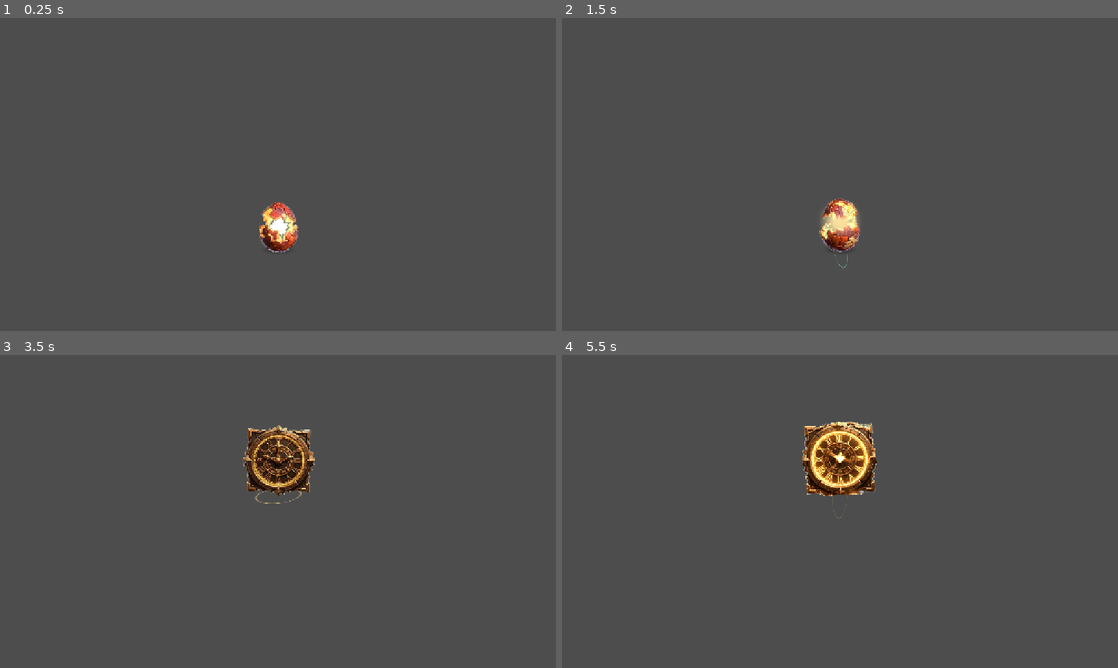
Above: before the commit, frames 1-4 (two rows, left to right).
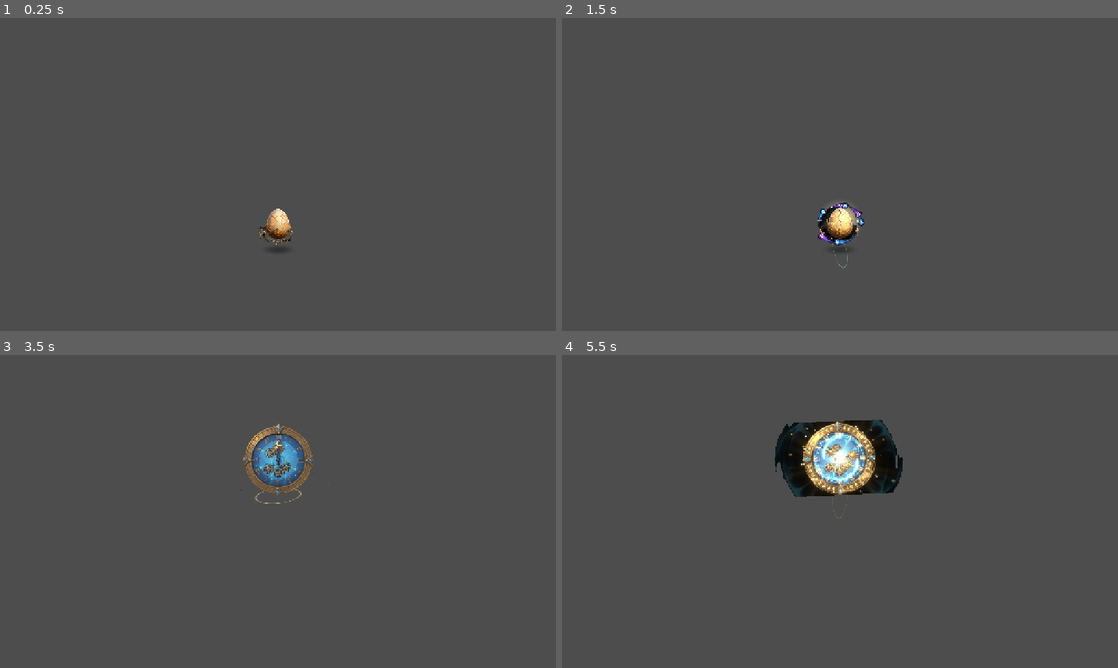
Above: after the commit, the same moments.

Repository: robertoricheli/dragonfallnew
Game: Godot game, scene res://tests/t_95.tscn
Same seed, same stepped clock (60 frames per second), same inputs: the game is played once before the commit and once after it. This scene is started directly instead of the project's main scene.
Inputs (mouse positions are in pixels of both pictures, inside the frame that each line leads up to):
- Up to frame 1 (0.25 s): no input
- Up to frame 2 (1.5 s): tap Enter at 0.5 s; move the mouse to (962, 158) at 0.52 s; hold Right (ui_right) 0.53-1.25 s; tap Z at 0.6 s; click (962, 158) at 0.67 s; drag from (728, 190) to (812, 237) at 1.27 s
- Up to frame 3 (3.5 s): move the mouse to (333, 442) at 2.02 s; hold Right (ui_right) 2.03-2.75 s; tap Z at 2.1 s; drag from (250, 574) to (111, 464) at 2.77 s
- Up to frame 4 (5.5 s): move the mouse to (1006, 558) at 3.52 s; hold Left (ui_left) 3.53-4.25 s; tap Z at 3.6, 5.1 s; drag from (673, 464) to (756, 433) at 4.27 s; move the mouse to (867, 511) at 5.02 s; hold Down from 5.03 s (still down); click (867, 511) at 5.17 s

The runs differ from the first frame. In frame 1, 0.8% of the frame differs, in the area x 46-54%, y 58-75%; in frame 2, 1.0%; in frame 3, 2.3%; in frame 4, 4.7%, in the area x 38-62%, y 20-46%.

Commit message:
Dragonfall v1.49.97 - videos novos do dono (fundo PRETO) recortados profissionalmente: OVO DE DRAGAO 67f 2s so no slot do Filhote (<=112px, nunca encosta no caster) e DESACELERAR 60f 2.6s no campo adversario; t_95 atualizado; pack web reexportado

Diff:
--- a/scripts/version.gd
+++ b/scripts/version.gd
@@ -4,9 +4,20 @@
 ## - a aba NOTAS deve ser atualizada JUNTO com cada atualização do jogo;
 ## - somente as 10 ÚLTIMAS atualizações ficam listadas em Notas.
 
-const CURRENT := "1.49.96"
+const CURRENT := "1.49.97"
 
 const NOTES := [
+	{
+		"ver": "1.49.97",
+		"data": "2026-10-25",
+		"mudancas": [
+			"INVOCAR DRAGÃO (Habilidade E Carta Talento) com o NOVO vídeo do dono ('OVO DE DRAGÃO', fundo PRETO): 67 frames recortados com keying profissional por conectividade — NADA do fundo preto aparece; pretos internos da arte preservados; bordas semi-transparentes com unblend; vinheta suave dissolve as lascas laterais.",
+			"O ovo aparece SOMENTE no slot do Filhote (<= 112 px de largura, <= 140 px de altura): NUNCA em cima do campeão que usou a habilidade, nem encostando nele; duração 2,0 s e IMMEDIATAMENTE após o fim do vídeo o Filhote surge em campo.",
+			"DESACELERAR (Habilidade e Talento) com o NOVO vídeo do dono (fundo PRETO): 60 frames do relógio arcano com engrenagens e vórtice de tempo, recortados sem nenhum resquício de fundo; 2,6 s sobre o campo adversário, um pouco maior que uma carta, contido na linha.",
+			"MORDIDA VENENOSA mantida como na 1.49.96 (vídeo recortado do fundo branco, 0,5 s após o alvo, menor que a carta).",
+			"Testes t_90–t_95 + smoke OK (t_95 valida 67/60 frames, largura do ovo <= 116 px e relógio > carta); pack web reexportado — Ctrl+F5.",
+		],
+	},
 	{
 		"ver": "1.49.96",
 		"data": "2026-10-24",
@@ -106,16 +117,6 @@
 			"NOVA ANIMAÇÃO CONGELAR / ZERO ABSOLUTO: mira AZUL nos inimigos aptos (como a Bola de Fogo); ao confirmar, coluna de …(189 unchanged characters)…
 		],
 	},
-	{
-		"ver": "1.49.86",
-		"data": "2026-10-22",
-		"mudancas": [
-			"MÃO corrigida: todas as cartas com o MESMO tamanho (spawn por fade, sem escala residual) e mão mais junta/centrada na tela com arco menor — 8 cartas não encostam mais nos hubs dos heróis.",
-			"FORJA simplificada e sem bug: o campeão entra NORMALMENTE e 0,5 s depois o jogador ganha 1 carta com a MESMA animação de compra (saque livre, sem ação); martelo/bigorna removidos.",
-			"EDITOR DE CARTA: o box vermelho de edição agora ACOMPANHA o tamanho real do texto (nome/habilidade/descrição/selo) e arrastar as alças LATERAIS re-quebra o parágrafo na nova largura (estilo Photoshop).",
-			"EDITOR DE CARTA: a troca de FONTE agora vale para TODOS os textos da carta (nome, habilidade, selo, descrição), não só a descrição.",
-		],
-	},
 ]
 
 
--- a/scripts/vfx_desacelerar.gd
+++ b/scripts/vfx_desacelerar.gd
@@ -1,18 +1,18 @@
 class_name DesacelerarFX
 extends Node2D
-## (1.49.96) DESACELERAR (Campeão e Talento) — animação vinda do VÍDEO do dono
-## ("DESACELERAR", 78 frames recortados do fundo branco com keying
-## profissional): o RELÓGIO ARCANO de bronze aparece SOBRE O CAMPO ADVERSÁRIO
-## por 2,6 s (vídeo integral em cadência suave), um pouco maior que uma carta
-## (170 px vs 140 px), contido na linha adversária: ponteiros voltando,
-## vórtice de tempo e explosão final de luz do próprio vídeo; polimento local
-## (anel rúnico girando no chão, clarões de tick contidos e areia de tempo).
+## (1.49.97) DESACELERAR (Campeão e Talento) — animação vinda do VÍDEO do dono
+## ("DESACELERAR", 60 frames recortados do fundo PRETO com keying profissional
+## por conectividade: NADA do fundo preto aparece): o RELÓIO ARCANO de bronze
+## com engrenagens e vórtice aparece SOBRE O CAMPO ADVERSÁRIO por 2,6 s
+## (vídeo integral em cadência suave), um pouco maior que uma carta (170 px
+## vs 140 px), contido na linha adversária; polimento local (anel rúnico
+## girando no chão, clarões de tick contidos e areia de tempo).
 ## Contrato: finished em 2,6 s. Uso: add_child(fx); fx.setup(centro_linha_adv)
 
 signal finished
 
 const DUR := 2.6
-const N_FRAMES := 78
+const N_FRAMES := 60
 const HEIGHT := 170.0        # px em campo (> 140 da carta, contido na linha)
 
 var _t := 0.0
--- a/scripts/vfx_ovo.gd
+++ b/scripts/vfx_ovo.gd
@@ -1,10 +1,11 @@
 class_name OvoFX
 extends Node2D
-## (1.49.96) HABILIDADE/CARTA TALENTO INVOCAR DRAGÃO — animação vinda do
-## VÍDEO do dono ("FILHOTE DE DRAGÃO", 54 frames recortados do fundo branco
-## com keying profissional: bg transparente, brancos internos do glow
-## preservados): o ovo aparece no SLOT do Filhote, racha e choca em 2,0 s.
-## Renderizado com altura 132 px / largura ~94 px (MENOR que o slot 100 px):
+## (1.49.97) HABILIDADE/CARTA TALENTO INVOCAR DRAGÃO — animação vinda do
+## VÍDEO do dono ("OVO DE DRAGÃO", 67 frames recortados do fundo PRETO com
+## keying profissional por conectividade: NADA do fundo preto aparece;
+## pretos internos da arte preservados; bordas semi-transparentes com
+## unblend; vinheta suave dissolve as lascas laterais): o ovo aparece
+## SOMENTE no SLOT do Filhote (<= 112 px de largura, <= 140 px de altura):
 ## NUNCA encosta no campeão que usou a habilidade nem em outro cartão.
 ## Um glow aditivo pulsante atrás do núcleo preenche o miolo de luz como se
 ## a luz viesse de dentro; polimento local contido (sombra, anel rúnico,
@@ -17,8 +18,9 @@
 
 const DUR := 2.0
 const BURST_AT := 1.97
-const N_FRAMES := 54
-const HEIGHT := 132.0        # px em campo (< 140 da carta; largura ~94 < slot)
+const N_FRAMES := 67
+const MAX_W := 112.0         # px: NUNCA encosta no campeão ao lado (slot 100 + folga)
+const MAX_H := 140.0         # px em campo (< 140 da carta)
 
 var _t := 0.0
 var _done := false
@@ -49,7 +51,7 @@
 	z_index = 86
 	_started = true
 	var tex: Texture2D = _frames[0]
-	_scale = HEIGHT / float(tex.get_height())
+	_scale = minf(MAX_W / float(tex.get_width()), MAX_H / float(tex.get_height()))
 	# ---- sombra contida no slot
 	_shadow = Sprite2D.new()
 	_shadow.texture = Vfx.radial("ovo3_shadow", 90, Color(0.0, 0.0, 0.0, 0.5), 0.1)
--- a/tests/t_93.gd
+++ b/tests/t_93.gd
@@ -199,7 +199,7 @@
 	var d6 := await _run_fx("res://scripts/vfx_baforada.gd", [a, b], 1.5, 2.0, false)
 	print("VFX Baforada em cone (%.2fs): OK" % d6)
 	# assets atuais das animações existem (sheets do dono desde a 1.49.95)
-	for p in ["res://assets/FILHOTE_DE_DRAGAO_F01.png", "res:// …(140 unchanged characters)… AR_F01.png", "res://assets/DESACELERAR_F78.png", "res://assets/FANTASMA_PESADELO.png", "res://assets/FANTASMA_PESADELO2.png"]:
+	for p in ["res://assets/FILHOTE_DE_DRAGAO_F01.png", "res:// …(140 unchanged characters)… AR_F01.png", "res://assets/DESACELERAR_F60.png", "res://assets/FANTASMA_PESADELO.png", "res://assets/FANTASMA_PESADELO2.png"]:
 		if not ResourceLoader.exists(p):
 			_fail("asset ausente: " + p)
 	print("Assets atuais (vídeos recortados + fantasmas): OK")
--- a/tests/t_95.gd
+++ b/tests/t_95.gd
@@ -50,14 +50,14 @@
 		flag["burst"] = true
 		flag["tb"] = (Time.get_ticks_msec() - t0) / 1000.0)
 	fx.setup(Vector2(640, 473))
-	if fx._frames.size() != 54:
-		_fail("ovo: %d frames (esperado 54)" % fx._frames.size())
+	if fx._frames.size() != 67:
+		_fail("ovo: %d frames (esperado 67)" % fx._frames.size())
 	var tw: float = fx._frames[0].get_width() * fx._scale
 	var th: float = fx._frames[0].get_height() * fx._scale
-	if th < 120.0 or th > 140.0:
-		_fail("ovo: altura %.0f px (esperado 120..140)" % th)
-	if tw > 100.0:
-		_fail("ovo: largura %.0f px > slot 100 (encostaria no campeão ao lado)" % tw)
+	if th < 90.0 or th > 140.0:
+		_fail("ovo: altura %.0f px (esperado 90..140)" % th)
+	if tw > 116.0:
+		_fail("ovo: largura %.0f px > 116 (encostaria no campeão ao lado)" % tw)
 	var guard := 0
 	while not flag["done"] and guard < 400:
 		await get_tree().process_frame
@@ -68,7 +68,7 @@
 		_fail("ovo: não emitiu burst")
 	elif float(flag["tb"]) < 1.5 or float(flag["tb"]) > 2.1:
 		_fail("ovo: burst em %.2fs (esperado ~1.97)" % float(flag["tb"]))
-	print("OVO-vídeo 54 frames no slot (%.0fx%.0f px), burst no fim: OK" % [tw, th])
+	print("OVO-vídeo 67 frames no slot (%.0fx%.0f px), burst no fim: OK" % [tw, th])
 
 
 func _t_mordida_tamanho() -> void:
@@ -99,8 +99,8 @@
 	var flag := {"done": false}
 	fx.finished.connect(func() -> void: flag["done"] = true)
 	fx.setup(Vector2(640, 246))
-	if fx._frames.size() != 78:
-		_fail("relogio: %d frames (esperado 78)" % fx._frames.size())
+	if fx._frames.size() != 60:
+		_fail("relogio: %d frames (esperado 60)" % fx._frames.size())
 	var th: float = fx._frames[0].get_height() * fx._scale
 	if th <= 140.0 or th > 190.0:
 		_fail("relogio: altura %.0f px (esperado um pouco > 140 e <= 190)" % th)
@@ -110,7 +110,7 @@
 		guard += 1
 	if not flag["done"]:
 		_fail("relogio: não terminou")
-	print("DESACELERAR-vídeo 78 frames, %.0f px (> carta): OK" % th)
+	print("DESACELERAR-vídeo 60 frames, %.0f px (> carta): OK" % th)
 
 
 func _t_battle_mordida() -> void:
Binary file changed: assets/DESACELERAR_F01.png
Not shown, changed: assets/DESACELERAR_F01.png.import
Binary file changed: assets/DESACELERAR_F02.png
Not shown, changed: assets/DESACELERAR_F02.png.import
Binary file changed: assets/DESACELERAR_F03.png
Not shown, changed: assets/DESACELERAR_F03.png.import
Binary file changed: assets/DESACELERAR_F04.png
Not shown, changed: assets/DESACELERAR_F04.png.import
Binary file changed: assets/DESACELERAR_F05.png
Not shown, changed: assets/DESACELERAR_F05.png.import
Binary file changed: assets/DESACELERAR_F06.png
Not shown, changed: assets/DESACELERAR_F06.png.import
(and 267 more such lines)
